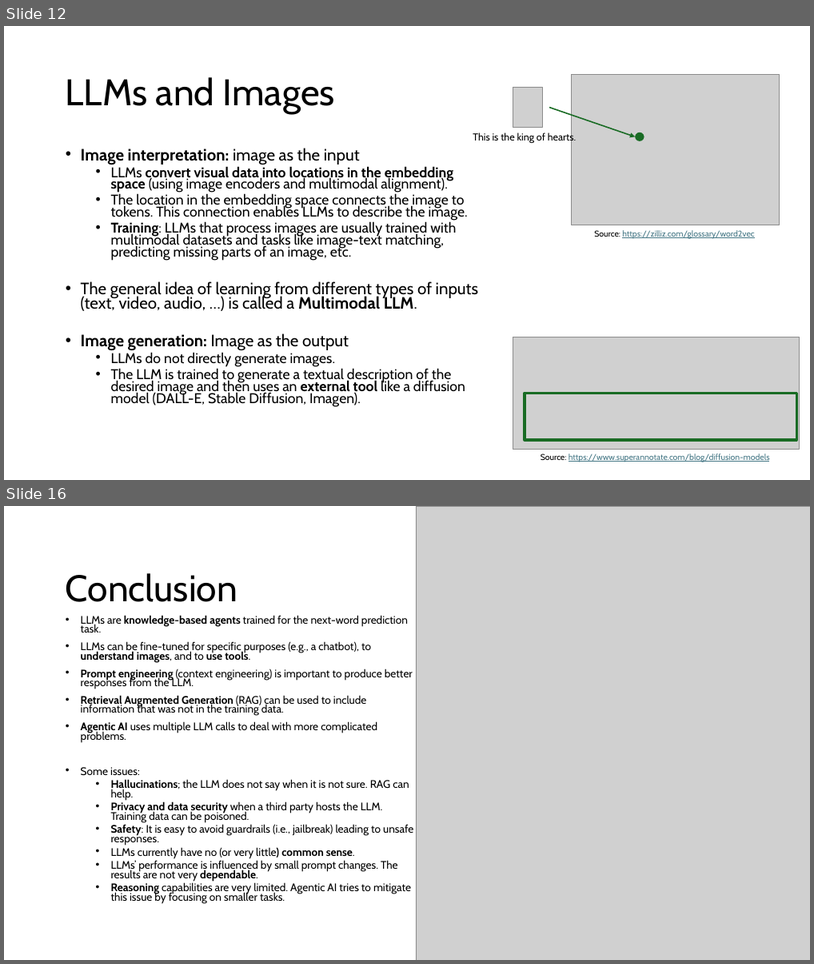
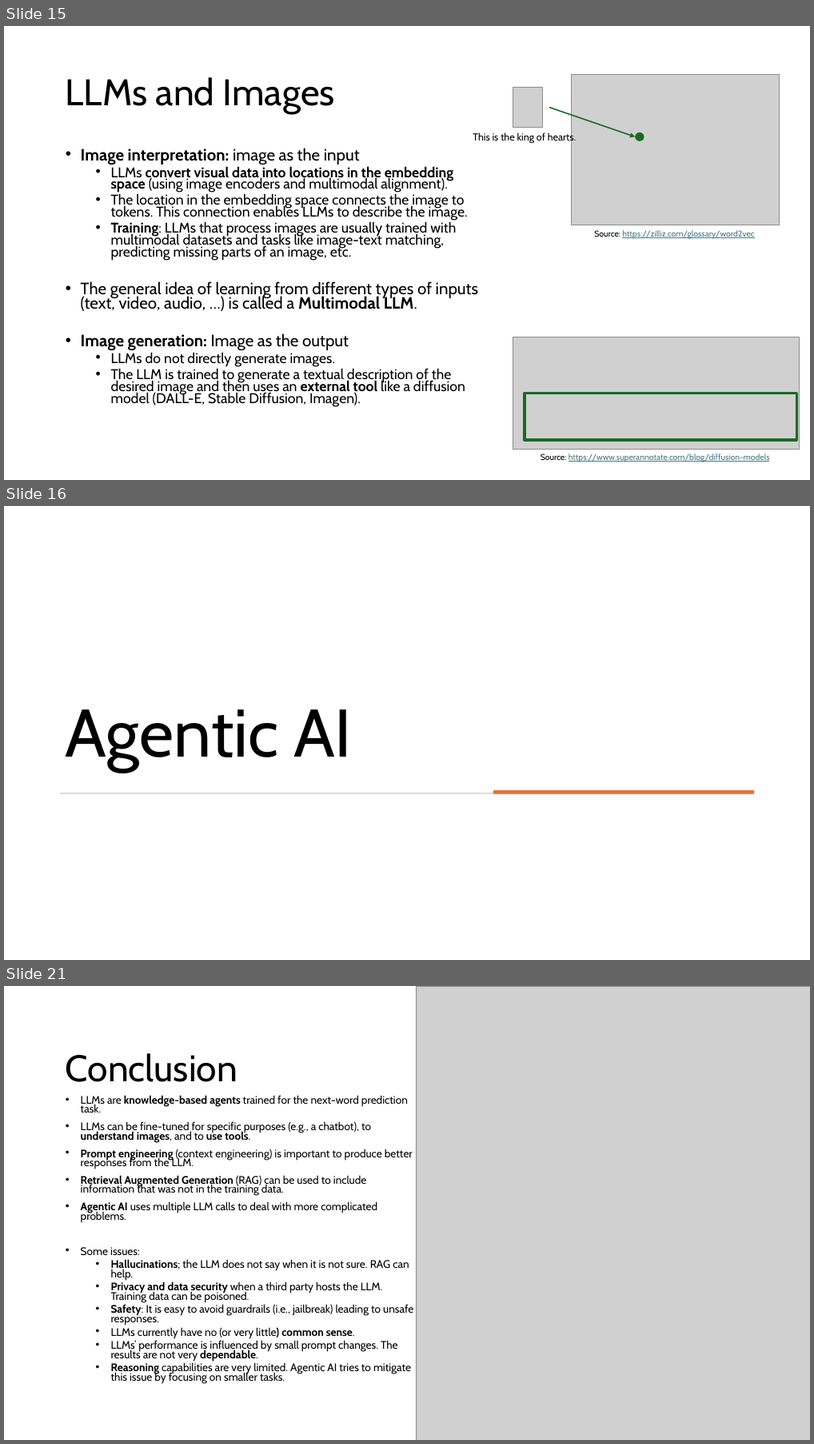
Before and after one commit to kunleola/CS7320, a slide deck: slides/discussion/07_LLM_discussion.pptx. Shown one above the other, each under a label of ours: slides 12 and 16 before the commit, slides 15, 16 and 21 after it; the slides between them are not shown. The pictures are 814x964 and 814x1444 pixels, drawn with LibreOffice and Linux fonts; fonts in the diff are those of the drawing; grey boxes stand for pictures. Boxes give left, top, right and bottom in pixels: in the first picture for what was removed or moved away, otherwise in the second. Text is boxed around its words. In the diff, an @@ line names an element or a change of style, - is before the commit and + after.

```diff
--- a/slides/discussion/07_LLM_discussion.pptx
+++ b/slides/discussion/07_LLM_discussion.pptx
@@ slide 16 added at box(4, 506, 810, 960), background #FFFFFF @@
@@ title added at box(66, 709, 352, 772), 80 pt, text #000000 @@
+Agentic AI
@@ rectangle added at box(60, 792, 754, 794), fill #D5D5D5 @@
@@ rectangle added at box(494, 790, 754, 794), fill #E97132 @@
@@ what was slide 12 is now slide 15 @@
@@ what was slide 16 is now slide 21 @@
```
Also in this commit, not shown: 3 slides changed, 5 other slides added, 1 slide removed, 10 other files.
